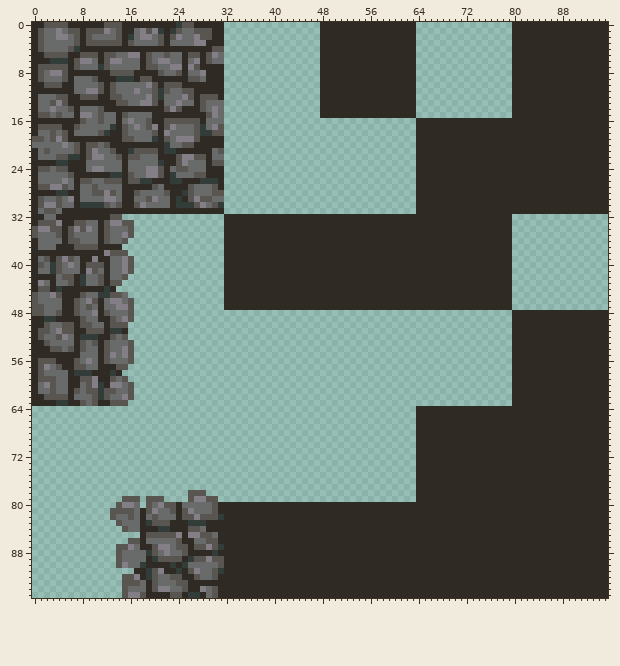
Pixel-art file: map-painter/assets/tiles/bricky.ase. Above is the file before it was changed.
96x96 pixels, 1 frame.
After the commit:
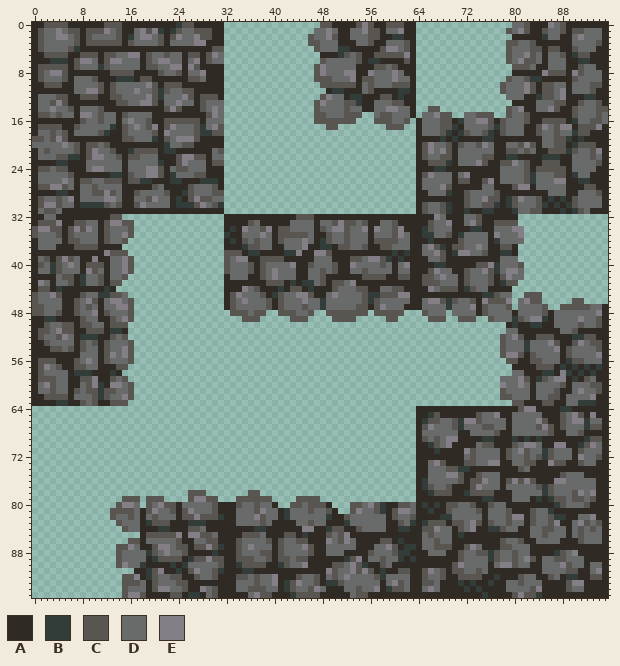
Palette (. is transparent): A #2f2a23  B #323c39  C #595652  D #696a6a  E #847e87
Edits made:
Changed rows in their new state; - is an unchanged pixel.
first column x 32:
 0 ----------------CC----CEC--CCC------------------DDC---EDC-------
 1 ---------------DDED--DDECC-DDE-----------------CDEC--CDDC-CCDDD-
 2 --------------CDDEC--DDDCC--BB-----------------------BDD--DEDDD-
 3 --------------CCDDD---DDC--DDDC----------------CCDDC------DDDDC-
 4 ---------------CDDDBB-----CEEDC----------------CDDDCC-CC--CDDD--
 5 -------------------BCDC--CCCCCE----------------CDDECD-DDC-BCC---
 6 ----------------CDDDDDC-BB----C----------------CDECCD-DDD--BB---
 7 ---------------CEDDDDD---CCDC-------------------CCCD--DDD--CDD--
 8 ---------------CEDDDEE--EDDDED-----------------------ECCC-ECDDD-
 9 ---------------CCCDDDE-CCDDDEDD----------------CDDCBB-----CDDDD-
10 ----------------CCCCCC-DCDDDCCC---------------CDDDEC-CCDD-DDDCC-
11 ----------------.-BB---DC----BB---------------CDDDEC-CCDE-DDDC--
12 ----------------CEDD-BB---CC-B-----------------DDD--BCCDE---BB--
13 ---------------CEDDDCCB--DDDCC----------------------DDDCC--CDDC-
14 ---------------CDDDDCDD--DDEEDD---CC-----------CDE--DDEC--CDDDCC
15 ---------------CCDDDCCC..DCCDDD--DDECC--DDCCC--CDDC-------CDDDCD
16 ---------------CCCCCCC---CCCDDC--DDDCC-BDDEEC-CDDDC--CCCC-BDDCCD
17 -----------------CC--------CCC---DDDCCB-DDDDCBCDDD--CEDCEE-CCCE-
18 ---------------------------------DDDCB-BCDDCB-CDDD--CDDCDDBCC---
19 ------------------------------------B-B----BB--------DDCCB-B----
20 ---------------------------------CEDDC-CDDCED--DDCEC-DDCC-BCCC--
21 ---------------------------------CEDEC-DDDDDD--CCDCD--CCCBCDDCE-
22 ---------------------------------CDDCC-DDDDCC--BB----BBB--DDDCD-
23 ----------------------------------CCCB-DDDEC--CCEDC--CCC--DDDDC-
24 -----------------------------------BB---------DDDDC-CCCCC-DDDD--
25 ---------------------------------CEDDD-DE-----DDDDCBDDDCC-BDD---
26 ---------------------------------DDDDD-CC--CE-DDDDCBDDDEE--BB---
27 ---------------------------------DDDEC-----DD---CEE-DDDDD---CC--
28 ----------------------------------DDDB--CDDDDC--------DDD--DDDC-
29 ----------------------------------------CDDECC-BCEDDC-B-B-CDDDD-
30 ---------------------------------CDDCB--CDDCCB-BCDDDCB-B-BCDDDD-
31 ---------------------------------CDDCB--B--BB---BDDCC---B-BCD---
32 ------------CCC--------------------ED---DDC-----A---------------
33 ----CD-----DDDD-DDCECCDC--DDC-----CDDE--DEC--CCCC---------------
34 -B-EDDCE-CCDDDD-CDEECDDE-EDDCE---BCDDD---BB--DDDEE--------------
35 B--DDDED-CCCCCD--CDDCDDD-DDDCED--BBDDC-BDDDD-EDDDE--------------
36 -B-CDCDD-CDDDED-BCDDCDDD-CCCCDD---B----CDDDD-BDDDD--------------
37 ---BCCDD--DDDE--BB-CCDDC--CCDDD--DECB-CCDDED--CCA---------------
38 CCC-BB----BBE--EEC----------B-B--DDEC-BEEDDC--BBA---------------
39 CDEE--CCCC-----DDD---CCDEECB-B----DDC---------DDD---------------
40 CDDDC-CDDDDE--CDDDC--EDDDDCD-DE----BB-----CCEBDDDC--------------
41 CDDDC-CDEDDD--DDCDC--DDCDDDD-DD---CEDD--CDDECBDEED--------------
42 -DDD--CDEDDD--DDC------CCCC--CC--CCDEDD-CDDDC-CEDD--------------
43 -------CCC-B-BBDC-CCDE-----------CCCDDD-CDDDC-BCC---------------
44 ---EDC---B-CC-B---CDDDCC--DDCC----EDCCC-BCDD--------------------
45 -CEDDDC-BCDDEEC--DEDDDDCBBCCCEE------------BBCDD--CCC-----------
46 -CDEDDDC-CDDDEDDBDDDDDDCBCDDDDD--DEECBCDDC-ECCCE-DECC-----CC----
47 -CDDDDDC-CDDDCDDBDDDDDCC-CEDDD---DDDDBDDDE-CDDDC-DDDDC--CCCCCDDA
48 -CCCDCC--CCCDDC--CCCCCCC-CCCCC---CDDD-DDDDACDDDD-DDDDC-DDDDDDDE-
49 ---CCC-----CCC----CCCC-----CC-----CCC--CCC--CDDDBCDEEB-DDDDEDDC-
50 -----------------------------------------------AB--BB--DDDDCDDC-
51 -----------------------------------------------DD-------DDC-----
52 ----------------------------------------------CDEC--CCC---BBCC--
53 ----------------------------------------------CDDDBDDDEC--CEDCC-
54 ----------------------------------------------CDDDBDDDDE-CDDDDC-
55 ----------------------------------------------CEEC-CDDDD-CDDDDE-
56 -----------------------------------------------CC--CCDDD-BCCDDD-
57 ----------------------------------------------------CCC-B-B-B-B-
58 ------------------------------------------------DD---BB-EB-B-B--
59 ----------------------------------------------DDDEC-BCDEE-B-CD--
60 ----------------------------------------------EDDED-DDDDC-DDDCC-
61 ----------------------------------------------CDDDD-DDDC--DEDDC-
62 ----------------------------------------------CCDDD-DDCC-DDDDE--
63 ------------------------------------------------CC---CC--DDBBB--
64 -------------------------------------------------CEE----BB------
65 ----------------------------------BC------CDDE--DDDDD---CDEC-E--
66 ---------------------------------BCCDDCBEECDDDD-DDDDEC--CDEEBDD-
67 ---------------------------------CEDDDCBDDDCCDD-DDDDCEC-CDDDBCC-
68 ---------------------------------DDDDDD--DDDDC--DDDDDDC--DDC----
69 ---------------------------------CDCDEE----BB---B-B-B-------BCC-
70 ----------------------------------BCDE----DCC---CDEED--EE--BCED-
71 -----------------------------------B----ECDDDD-CDECDDBCDDD-CDDD-
72 ----------------------------------------DCDDDD-CDDCDCBCDDD-EDDC-
73 ----------------------------------DEC---CCDDEE--DDCC--ECC--CDD--
74 ----------------------------------DDDCCBB--------CD-------------
75 ----------------------------------DDDEEC--CDDD----------CDDD----
76 ---------------------------------BDDDDDC-CCEDD-CECEC---EEDDDDD--
77 ---------------------------------BCDDC---CEDDD-DDDDDCBCDDDDDDD--
78 ----CC----------------------------BCCC--BCCCC---DDDDDBCDDDCEDE--
79 --CCCCCC----CCCC---------------------------BB---DDD-B-BCCDCCDC--
80 --CDDCDD-..CCDCCC-...CCDECB--CCD-B-B-CCDDC--CDD--------BCDDDC---
81 --DDDCEDD-BDDDCDDC-..CEDDCB-CEED--B--CDDDDC-DDDC---CDDB---------
82 --DDDECDD-BDDDDDDB--CDDDDDD-CDDC----BBDDDDD-DDDCEE-CDDCBB--DDE--
83 --DDDDCD----DDCDD---BDDDDDD--CDB-BCCC-CCDEC-CDDCDD-CDDCE--DECDC-
84 -----BB------EE--BCC--CDDDD--BB--CCEDD-CDE--BBCDD--DDCCDD-DCDCD-
85 ---CCCD---CC-B---CDCE------------DCDDD-B-----------DDCDDD-DCDDD-
86 --CDDDDC-CDDCC---EDCED----CC-B---DDCDD--------CDDC--DDDD---CDDD-
87 --CDEDDD-CDDDEC--DDDDD---DDEC-BB-DDCCC--CED---CCDDD-------------
88 --CDDDCC-CDDDDC--DDD----CDDDCBB---DDD--CDDCCBCDDCDD----BCDE-----
89 --CCCDDC-CCDCC------BCE-DDCDDB-B-------CDDDDBCDDCDEC-DDCCDDD----
90 --BCCCC--BCDDE----CCDECB--CD----------CEDDDD-DEECDD--DDDECDD-DD-
91 ---BB------------ECDDECEC-B--CC--CEDC-CCDDCD---------DDDDCC--DE-
92 --CCDCDDE---CDDC-DCDEDDDDCBDDDD--CDDC--CCCC--B---CDD--CD-BB--CC-
93 --DDDCDDE-BCEDDC-BBCDDDDDD-DECD--CCD---B-B--B--DDCDDD----CEE----
94 --DDCCCDD-BCDDCED---DDCDDE-BCCD--DED----B-B----DDDDCE----CDD----
95 ----DECC---BCCCC-----DCC-------------------B----CECCB-----------
